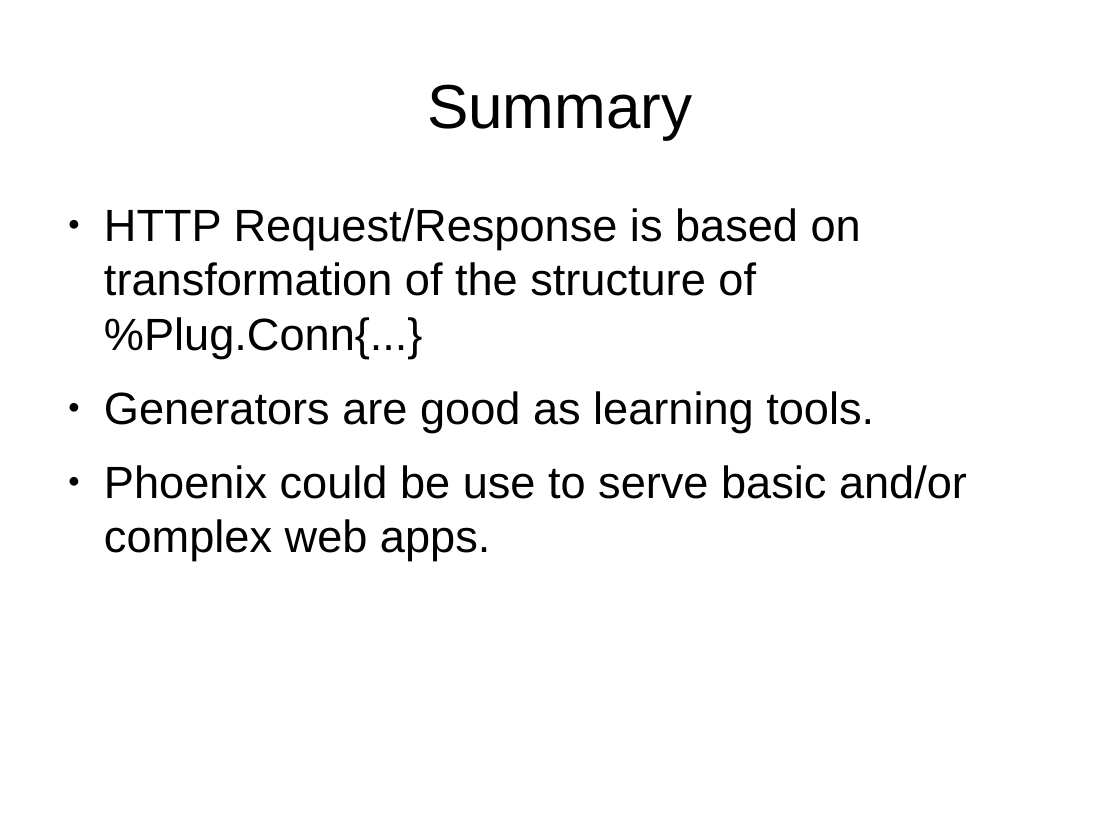
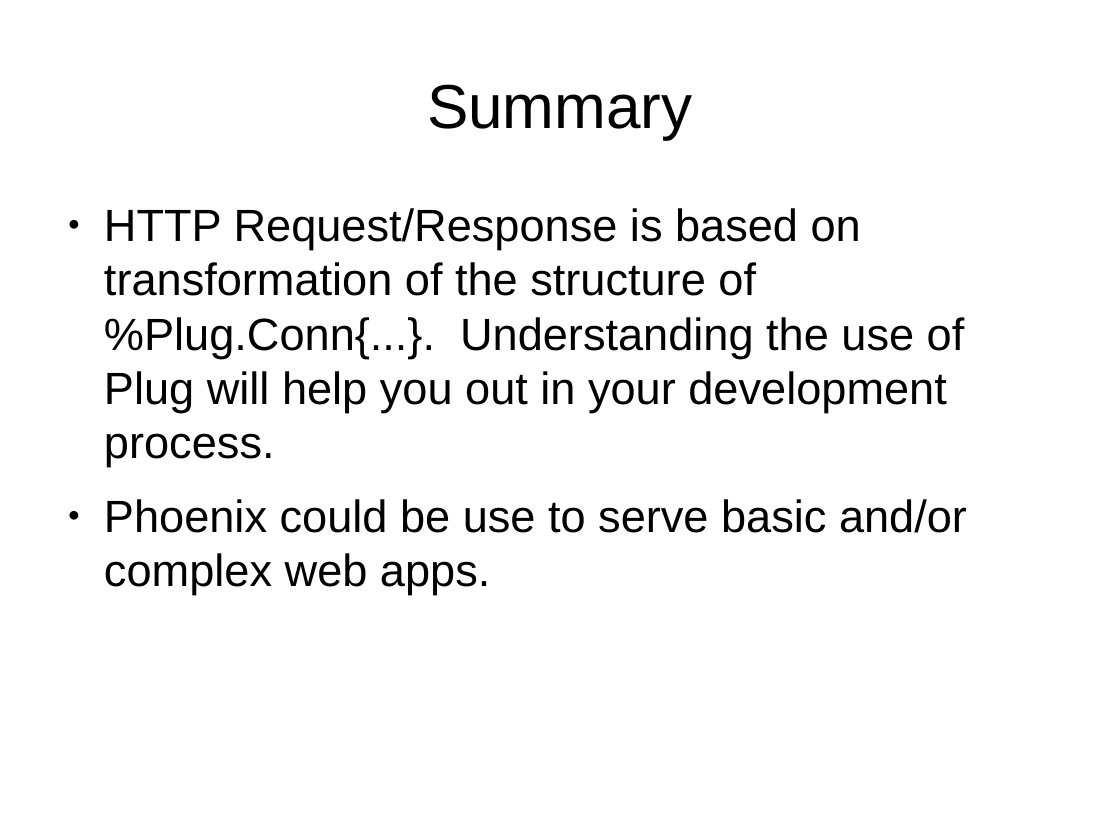
Before and after one commit to ramortegui/talks, a slide deck: slide 10 of odps/working_with_phoenix.odp. Drawn at 1120x840 pixels with LibreOffice and Linux fonts; fonts in the diff are those of the drawing. Boxes give left, top, right and bottom in pixels: in the first picture for what was removed or moved away, otherwise in the second. Text is boxed around its words. In the diff, an @@ line names an element or a change of style, - is before the commit and + after.

Commit message:
List information, update summary.

```diff
--- a/odps/working_with_phoenix.odp
+++ b/odps/working_with_phoenix.odp
@@ text at bbox=[104, 208, 965, 467]: text changed @@
-● HTTP Request/Response is based on transformation of the structure of %Plug.Conn{...}
-● Generators are good as learning tools.
+● HTTP Request/Response is based on transformation of the structure of %Plug.Conn{...}. Understanding the use of Plug will help you out in your development process.
```
Also in this commit, not shown: 5 other slides changed.
